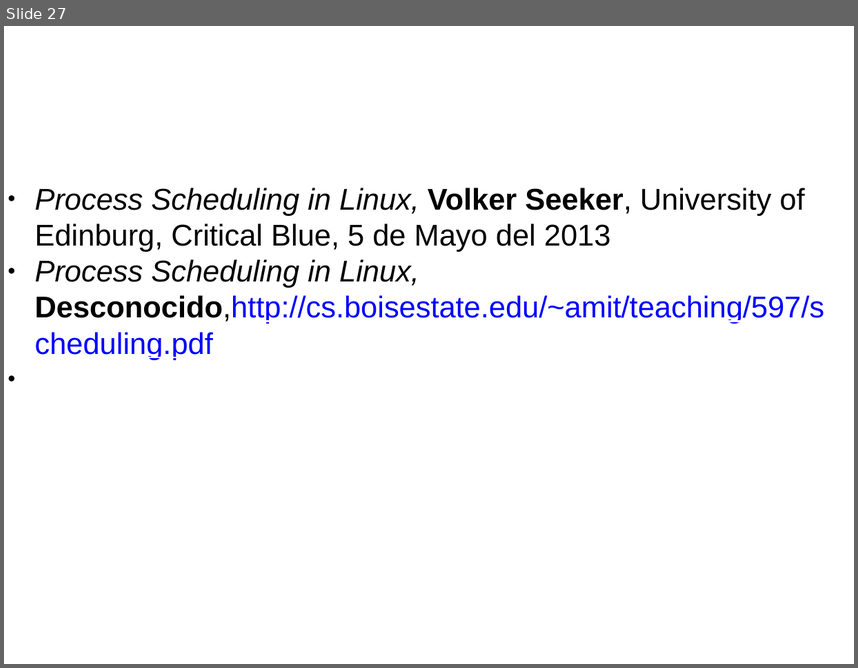
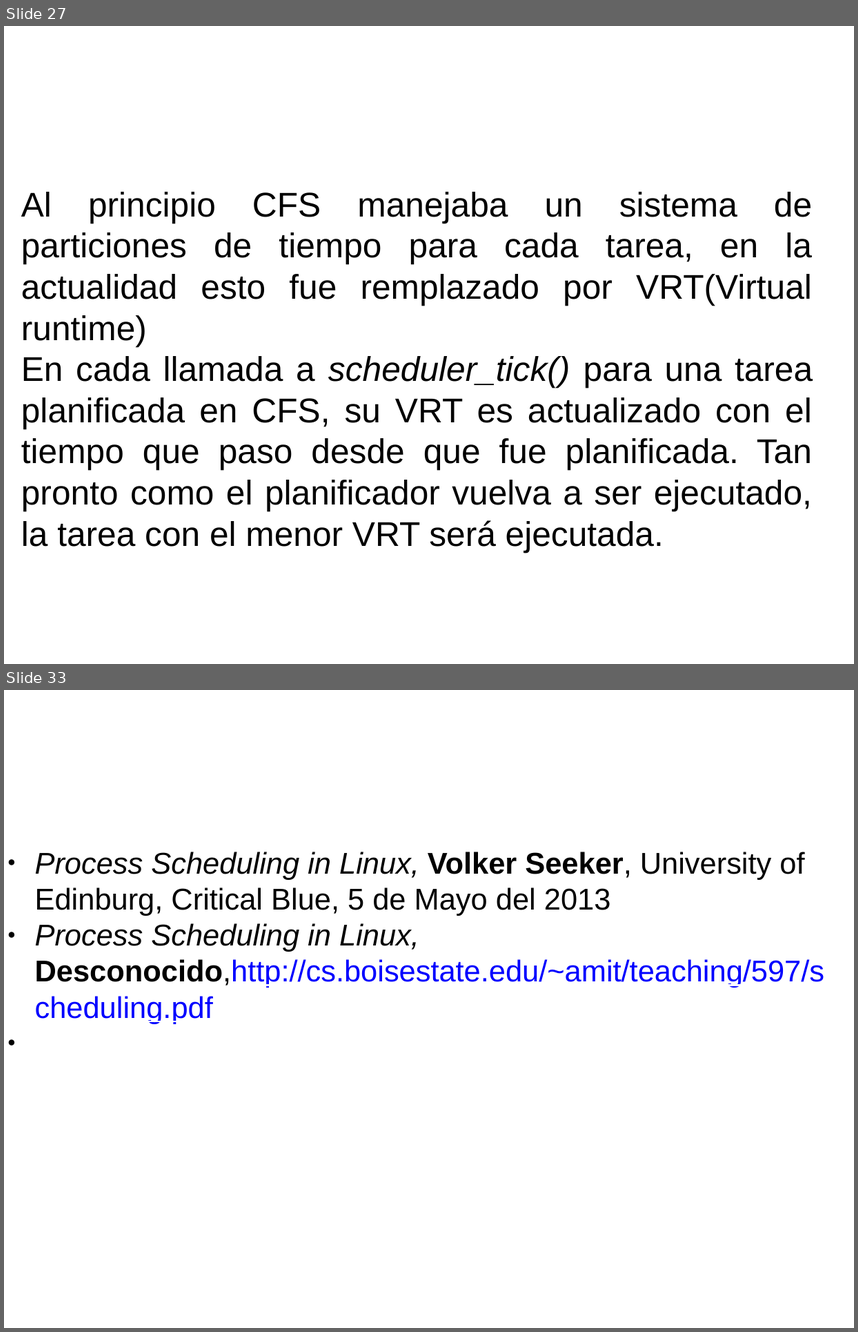
Before and after one commit to gwolf/clase-sistop-2017-01, a slide deck: exposiciones/planificadorCFS/planificadorCFS.pptx. Shown one above the other, each under a label of ours: slide 27 before the commit, slides 27 and 33 after it; the slides between them are not shown. The pictures are 858x668 and 858x1332 pixels, drawn with LibreOffice and Linux fonts; fonts in the diff are those of the drawing; background and template pictures are left out. Boxes give left, top, right and bottom in pixels: in the first picture for what was removed or moved away, otherwise in the second. Text is boxed around its words. In the diff, an @@ line names an element or a change of style, - is before the commit and + after.

```diff
--- a/exposiciones/planificadorCFS/planificadorCFS.pptx
+++ b/exposiciones/planificadorCFS/planificadorCFS.pptx
@@ slide 27 added at (4,26,854,664), background #FFFFFF @@
@@ text added at (21,192,813,552), 32 pt, text #000000 @@
+Al principio CFS manejaba un sistema de particiones de tiempo para cada tarea, en la actualidad esto fue remplazado por VRT(Virtual runtime)
+En cada llamada a scheduler_tick() para una tarea planificada en CFS, su VRT es actualizado con el tiempo que paso desde que fue planificada. Tan pronto como el planificador vuelva a ser ejecutado, la tarea con el menor VRT será ejecutada.
@@ text added at (214,232,812,305), 40 pt, text #FFFFFF @@
+5.1 Divisiones de tiempo vs VRT
@@ what was slide 27 is now slide 33 @@
```
Also in this commit, not shown: 5 other slides added.
